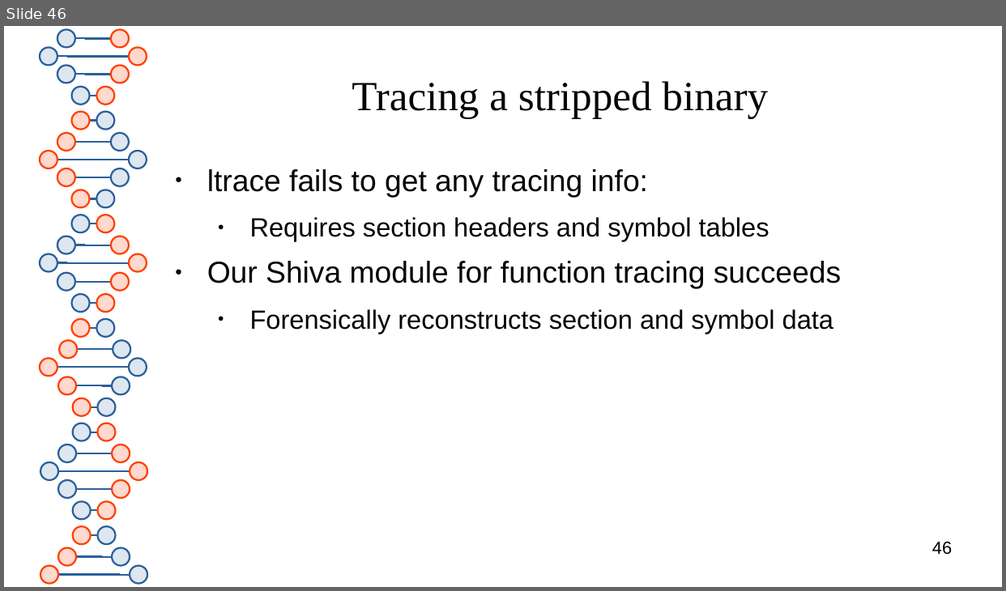
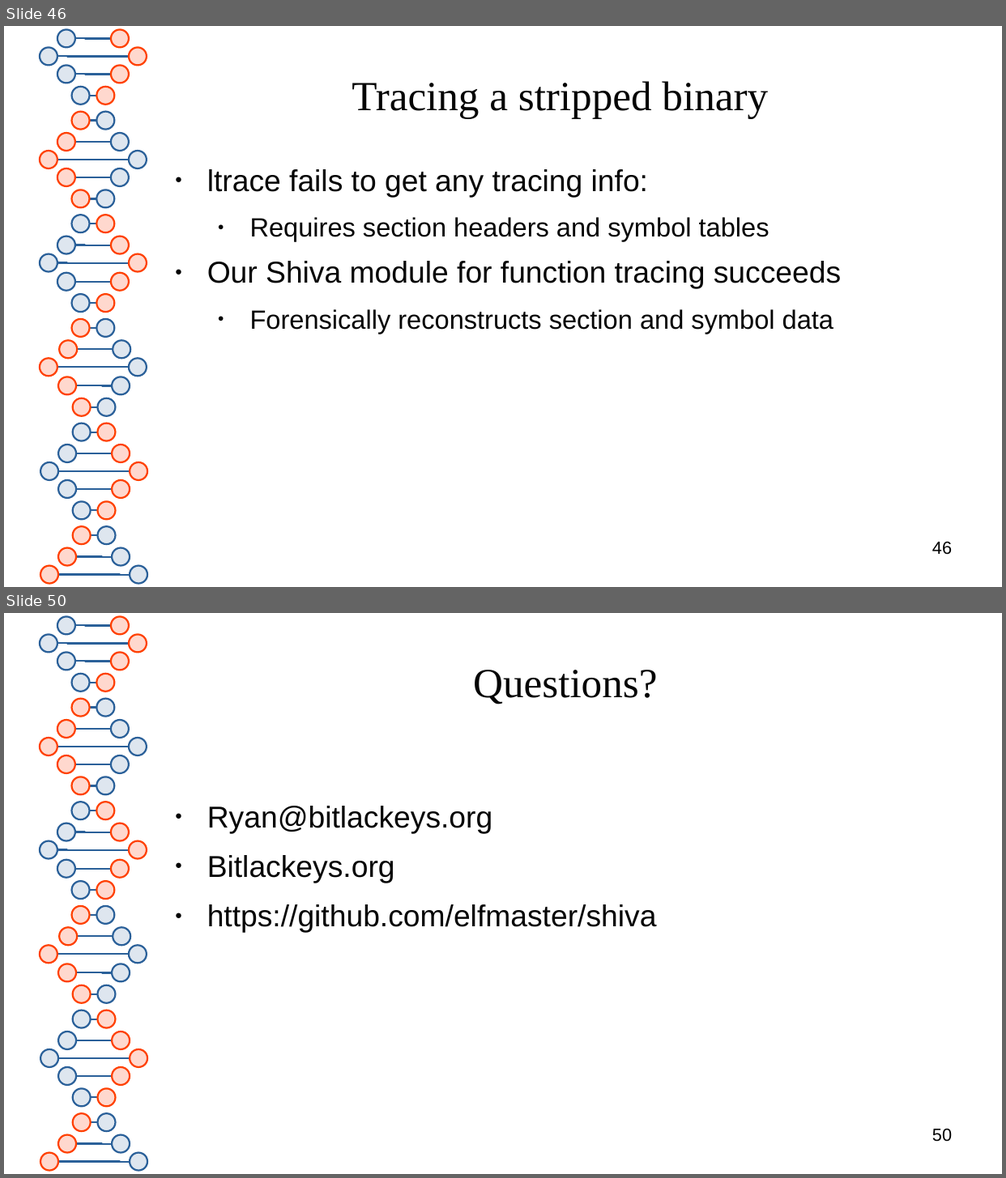
Before and after one commit to advanced-microcode-patching/shiva, a slide deck: presentation/shiva_runtime.odp. Shown one above the other, each under a label of ours: slide 46 before the commit, slides 46 and 50 after it; the slides between them are not shown. The pictures are 1006x591 and 1006x1178 pixels, drawn with LibreOffice and Linux fonts; fonts in the diff are those of the drawing. Boxes give left, top, right and bottom in pixels: in the first picture for what was removed or moved away, otherwise in the second. Text is boxed around its words. In the diff, an @@ line names an element or a change of style, - is before the commit and + after.

```diff
--- a/presentation/shiva_runtime.odp
+++ b/presentation/shiva_runtime.odp
@@ slide 50 added at (4,613,1002,1174), background #FFFFFF; not listed: 81 template elements that a slide beside it also shows @@
@@ title added at (473,670,657,705), 33 pt, text #050505 @@
+Questions?
@@ text added at (207,806,657,933), 24 pt, text #050505 @@
+● Ryan@bitlackeys.org
+● Bitlackeys.org
+● https://github.com/elfmaster/shiva
@@ page number added at (932,1129,952,1142), 14 pt, text #000000 @@
+50
```
Also in this commit, not shown: 5 slides changed, 4 other slides added, 1 slide removed, 1 other file.
